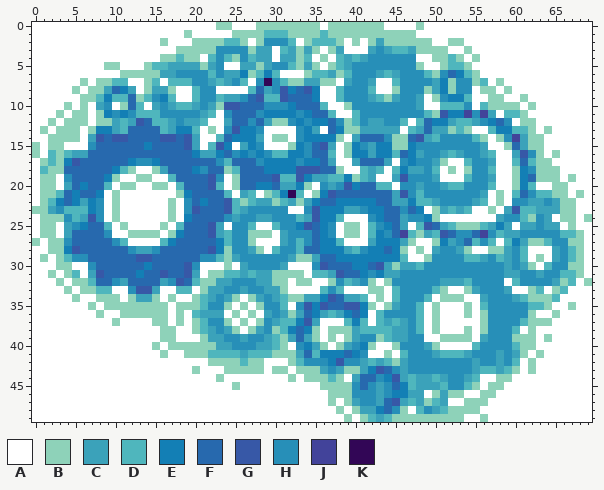
One commit to this sprite sheet: heatmap-version.png. Above: the version before the commit.
The file is 70x50 pixels.
Palette (. is transparent): A #ffffff  B #8ed2b9  C #3ba2ba  D #4fb6bd  E #137fb5  F #2769ae  G #3758a7  H #278fb8  J #42439a  K #320656
Now the later version:
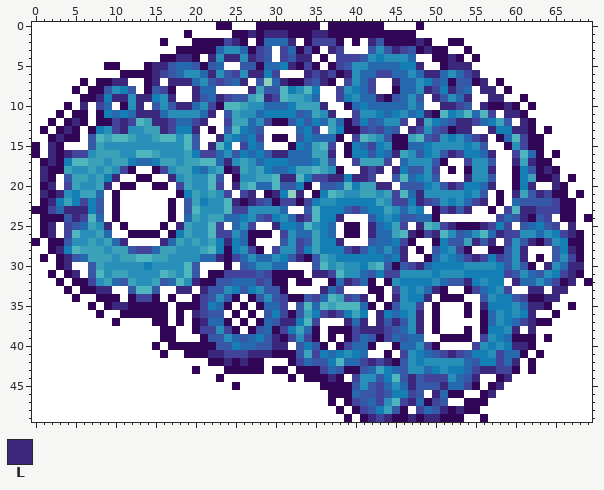
Colours new in this view: L #3b287d
From old to new:
colour B: #8ed2b9 -> #320656
colour K: #320656 -> #8ed2b9
Changed rows in their new state; - is a pixel that keeps its letter.
first column x 1:
 1 --------------------------L-LLL---LL--------------------------------
 2 -----------------------JL---FFFL--JJJ----LG----L--------------------
 3 ----------------------F--F-JG-JF-J--LJ---G-GLJG-L-------------------
 4 -----------------LL--L-LL-LJG-JGLL---JJJG-E---F----L----------------
 5 --------------LLGFFG-GF--GG-FFEL-J---JG--FFFFEEL---LLL--------------
 6 --------------LJGF--FL-GJHLL-J---LJLJ-L-FFJJFF-FLLFHFJL-------------
 7 ---------LL---L-LLLF-GJGFL-G-FL--JGL--J-FJ--LFF-EGF-GG-L------------
 8 --------GH-G--GJ---LFF----LCGGD-HD---J-EFJ---FF-LJ-LGF-LL-----------
 9 -------L-LLHLLEHL--LGFLJGGCDLJDCCHF--JE-FFL-GF-G-LGHFL--LL----------
10 -----L-JF--HL-G-GLLF-J-DDCHHFFF-CCCL---FEFFFFF-F--LLJG-L--L---------
11 ---------F-FLLLF----FL-GCHHF----GFCHL--J--EFE-FEL-D-HDFDJ-LL--------
12 ----L----JLJDCLLJFFJL--JCCFHJ--G-G-FCF-JEGF--J-LC-FGLLJF-CG-L-------
13 ---L----HJLHHCCLJ--L---GD-FG----F-J-C---JGJFG-LJHGJ-LL--L--LL-------
14 --L---GDCDDCHHCDDHDG--LH-F-J----G-FFF--JDCHG--CDGJ-E-FJL--FDJ-------
15 -L----GCHHHHHHHHHHDG-LD--J-F-----FCDJ---FJ-H--FFE----E-G---HJ-------
16 -L-LJJHCCCHHDDCHHHC-JJFHG-F-GLLFFFCCL----G-FLCHGE-GLJEEFL--JDF------
17 -L--DDCCHCC-FF-CCHCCDDFLHCHF---FFF-CG--JCCCJ-FH--G---J--G--LCL------
18 L--CHHCHCHJ----JHCC-FHC-LCHC-FF-CCDCH---LJL-L-GG-J------L----G-L----
19 L--GCCHC-L------LHCHHDG--HHCCDLLD-JJLL-LLJ--GDFE-G---L--G----C--L---
20 -L-JCHHCL--------JCHHDJ-LCDFFDGG---GGFD-CCLL-GGGE-GLJEEFL----L--L---
21 L-LH-CCF-----------CHCHJ-JL--L--L---DCHHCCHCJDFL-----E-G---LCGLJ----
22 -L-C-J-G----------GC-HHDL-LJG-JJ-J-HH-----CHJJ-LJG-E-FJL---FGGGGJ---
23 -JFLLL-G----------GDHHHDJJ----F--GD---GJF--CHFH---JLGL----JDLLJJJ---
24 ---GLJDF----------FCHCCFFE-GJE-FLJD--L---G-HEGGFF--------JFGL-GJ----
25 -L-JGFCHL--------LCHHDJ-F-J--LEEFDH-F----LF-CJ-LDCJL---LJ-J-GFEGJ-L-
26 -L-JDHHCF---------CHHDJJ-F----J-FFC-F----LFFCDL-JLDHGFHDFLJJ--F-EJL-
27 ---GHHCHCFL----LFCHCHC-LEF----G-JGC--L---GFF-J-----GGCLGL-JHGL-J-E--
28 --L-DCCCHCCGJJFCCHHHCD--E-J--J--JEC---JLG-FHFL---GE-J-----G-L---GEL-
29 ---LGFCCCHCCDDCCHHHHFFL-JF-FF-EGL-GCH------F-L---F-EFJLJEJG-L---G-J-
30 ---L--GCHHHHH-HHHHDG-----GF--FF---GDHCHH-CDG-GJLFEEEE----EG-G--L-FLL
31 ----L-GDHCCHHHHDCHDG---JJJJGJ-----LLJDHHFG-JJ----E---EEEEEJG-FG-EJL-
32 ------JHCFGCHHCGFDHL--GGFFFJG--------FLJF----EEEE-FGGLE-EE-LFF-FJ-L-
33 -------LL--GDDG--LL-LGG-EGE-GG-----LFJ------J-E-FL----JFE-J--LL-LL--
34 ------------JJ------JG-G---G-GJ--GJFDCJGL---L-EEL------G-EEGJ--LL---
35 ---------LL---------JEF-----FFJ-GDFDCDDDF---G--J-------LEEE-FLL-----
36 -------------------LJGG-----GEJ-GC-JLJ-C--LEFE-L--------F-E-EL------
37 --------------------LFF-----FGLL-DJ---LFL-LGLG-L--------F-EFJL------
38 --------------------JJ-J---GF-J-CF-----JLLLJGF-L--------EE-L-L------
39 ---------------------GG-FGFEGL-JHJ-----JFG-JFGFF-------J-EF---------
40 ----------------------GGEFFGGLL-G-G---JFF----FF-J-----J-E-ELL-------
41 ---------------------LLJJJLLL---GCJ-F-H-F----J-EFGJLJGEE-JFF--------
42 -----------------------L-L------JFGG-DFFJLJL-G-E-----FGEEJFL--------
43 -----------------------------------JFG--GFCEFG--FE-EEFJLLJJ---------
44 ------------------------------------L--JHHG-DGLGJJJ-FGL---L---------
45 ---------------------------------------GHGJFHFLGGGLFFJ---L----------
46 ---------------------------------------FGGJG--JG-LF-----L-----------
47 ---------------------------------------JGFJHDJLF-JG-----------------
48 ----------------------------------------JG-CG--JFGL-L---------------
49 -----------------------------------------LJL--L-LL------------------
